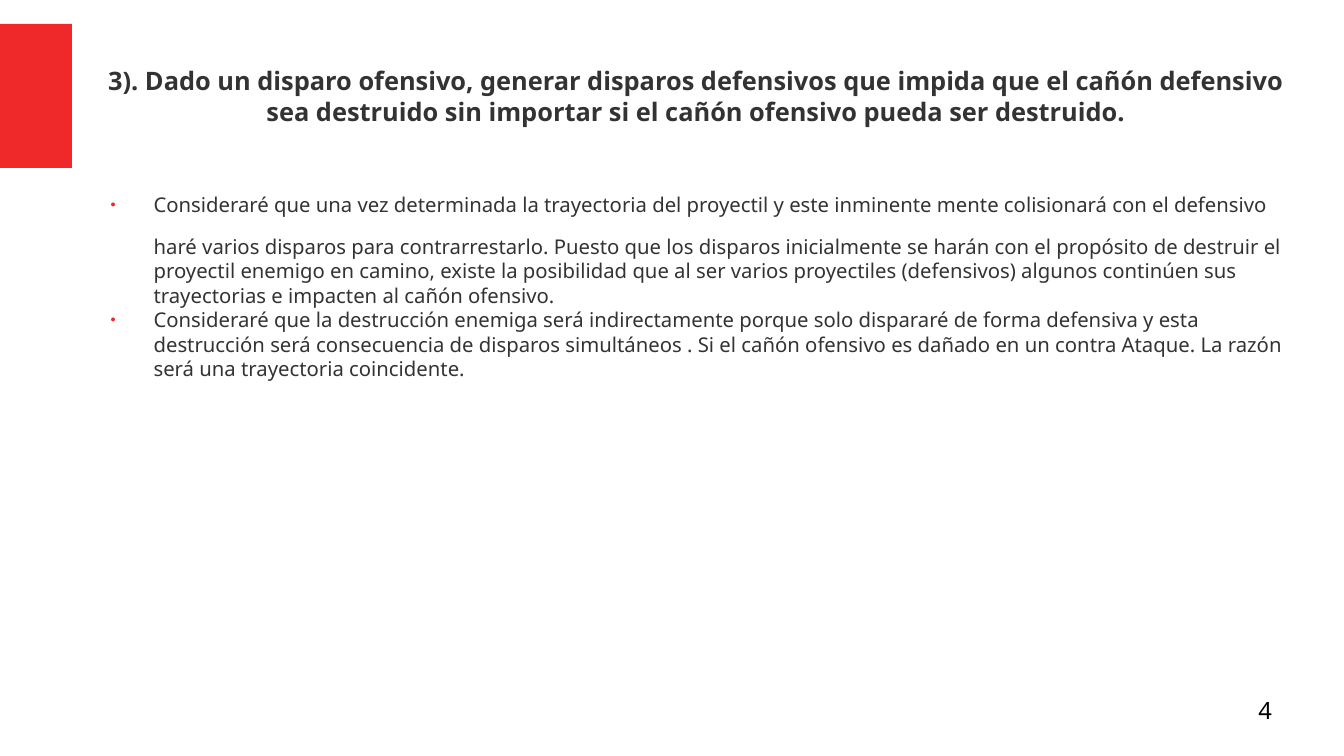
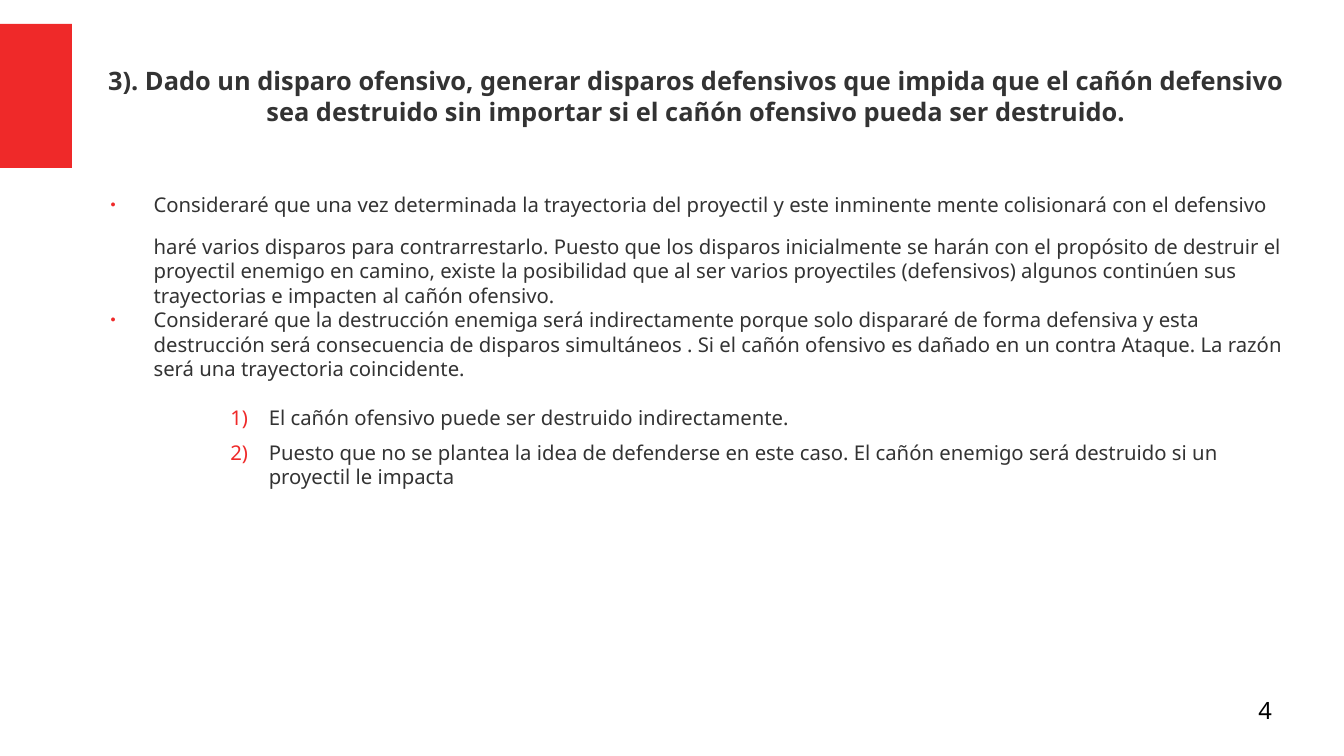
Before and after one commit to Julian-guillermo-zapata-rugeles/parcial-3, a slide deck: slide 4 of Analisis_Problema_Editable.odp. Drawn at 1344x756 pixels with LibreOffice and Linux fonts; fonts in the diff are those of the drawing. Boxes give left, top, right and bottom in pixels: in the first picture for what was removed or moved away, otherwise in the second. Text is boxed around its words. In the diff, an @@ line names an element or a change of style, - is before the commit and + after.

Commit message:
continuación del planteamiento

```diff
--- a/Analisis_Problema_Editable.odp
+++ b/Analisis_Problema_Editable.odp
@@ text at (269, 409, 1217, 489): paragraphs added @@
+    1) El cañón ofensivo puede ser destruido indirectamente.
+    2) Puesto que no se plantea la idea de defenderse en este caso. El cañón enemigo será destruido si un proyectil le impacta
```
Also in this commit, not shown: 2 other slides changed.
